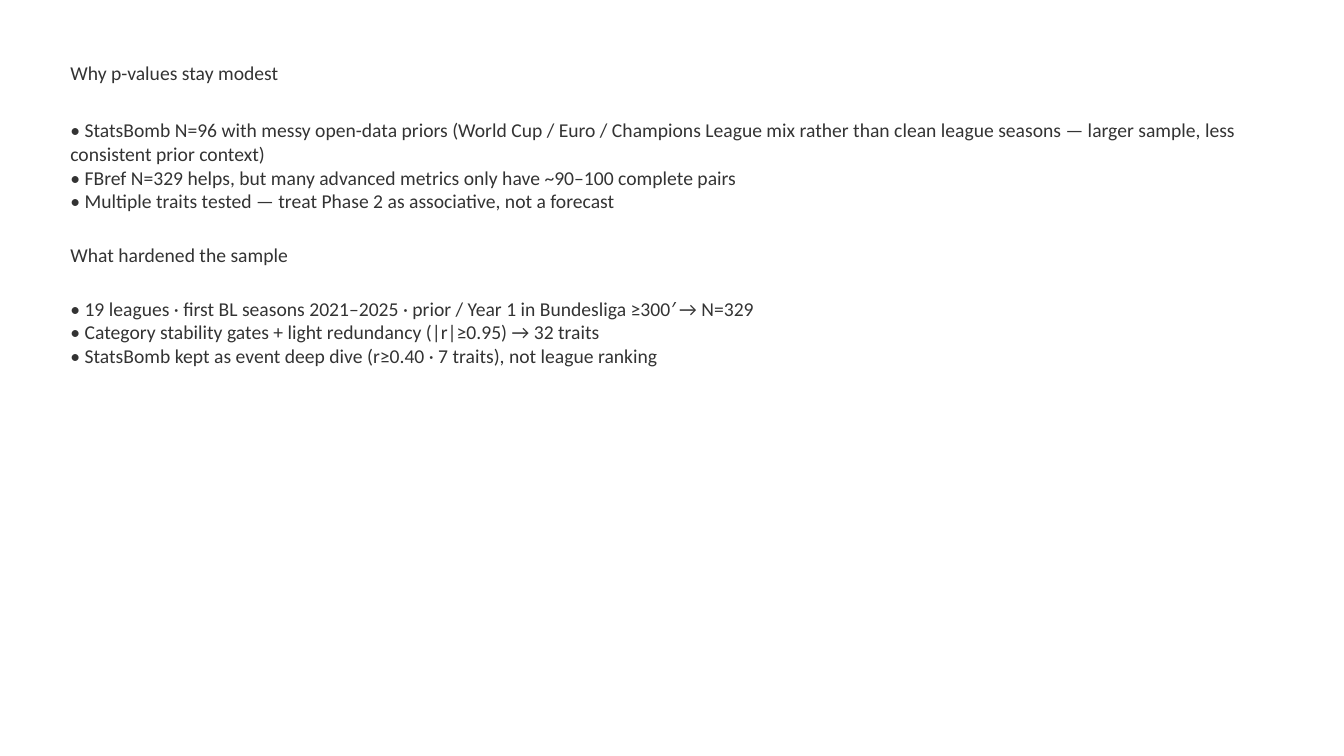
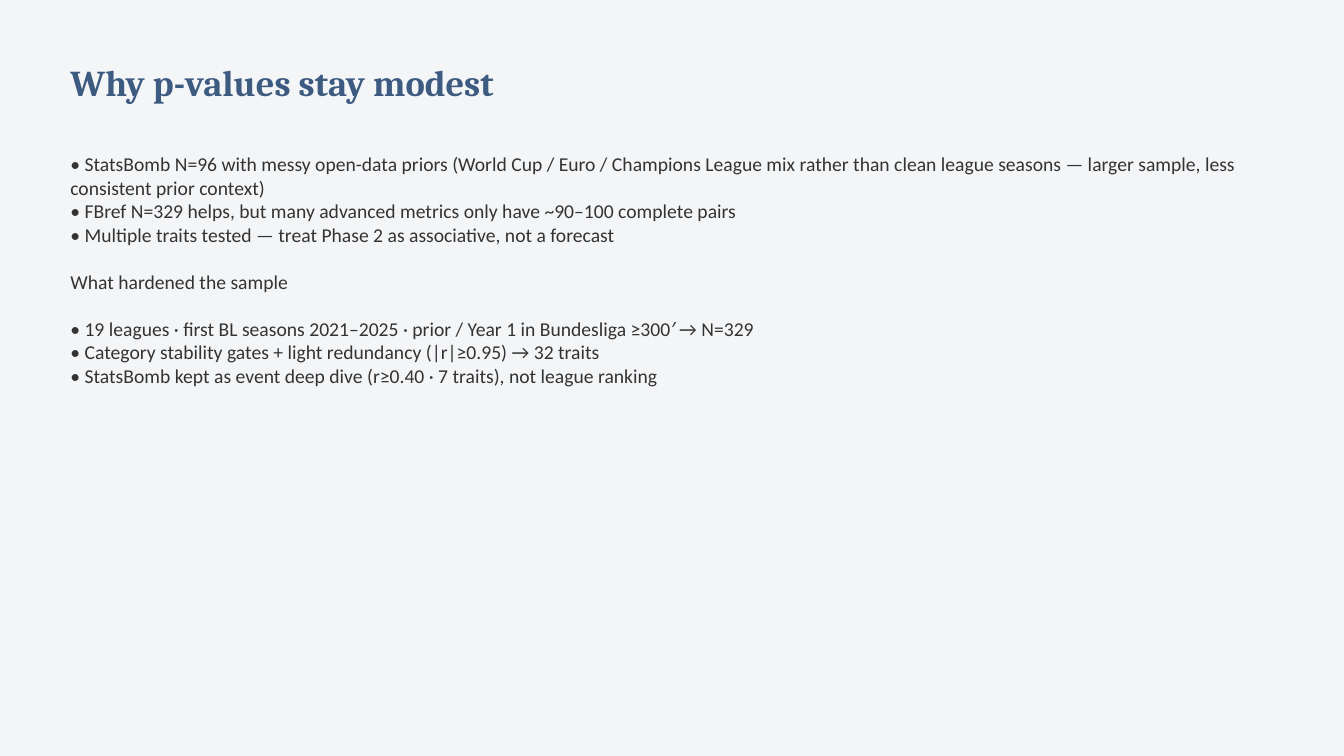
Before and after one commit to colbymorris08/bundesliga-transfer-traits, a slide deck: slide 19 of bundesliga_transfer_traits.pptx. Drawn at 1344x756 pixels with LibreOffice and Linux fonts; fonts in the diff are those of the drawing. Boxes give left, top, right and bottom in pixels: in the first picture for what was removed or moved away, otherwise in the second. Text is boxed around its words. In the diff, an @@ line names an element or a change of style, - is before the commit and + after.

```diff
--- a/bundesliga_transfer_traits.pptx
+++ b/bundesliga_transfer_traits.pptx
@@ rectangle added at [0, 0, 1344, 756], fill #F4F5F7 @@
@@ text at [70, 70, 494, 104]: size 14 to 26 pt, font Calibri to Cambria, text colour #333333 to #3D5A80, bold on in "Why p-values stay modest" @@
```
Also in this commit, not shown: 7 other slides changed, 1 other file.
